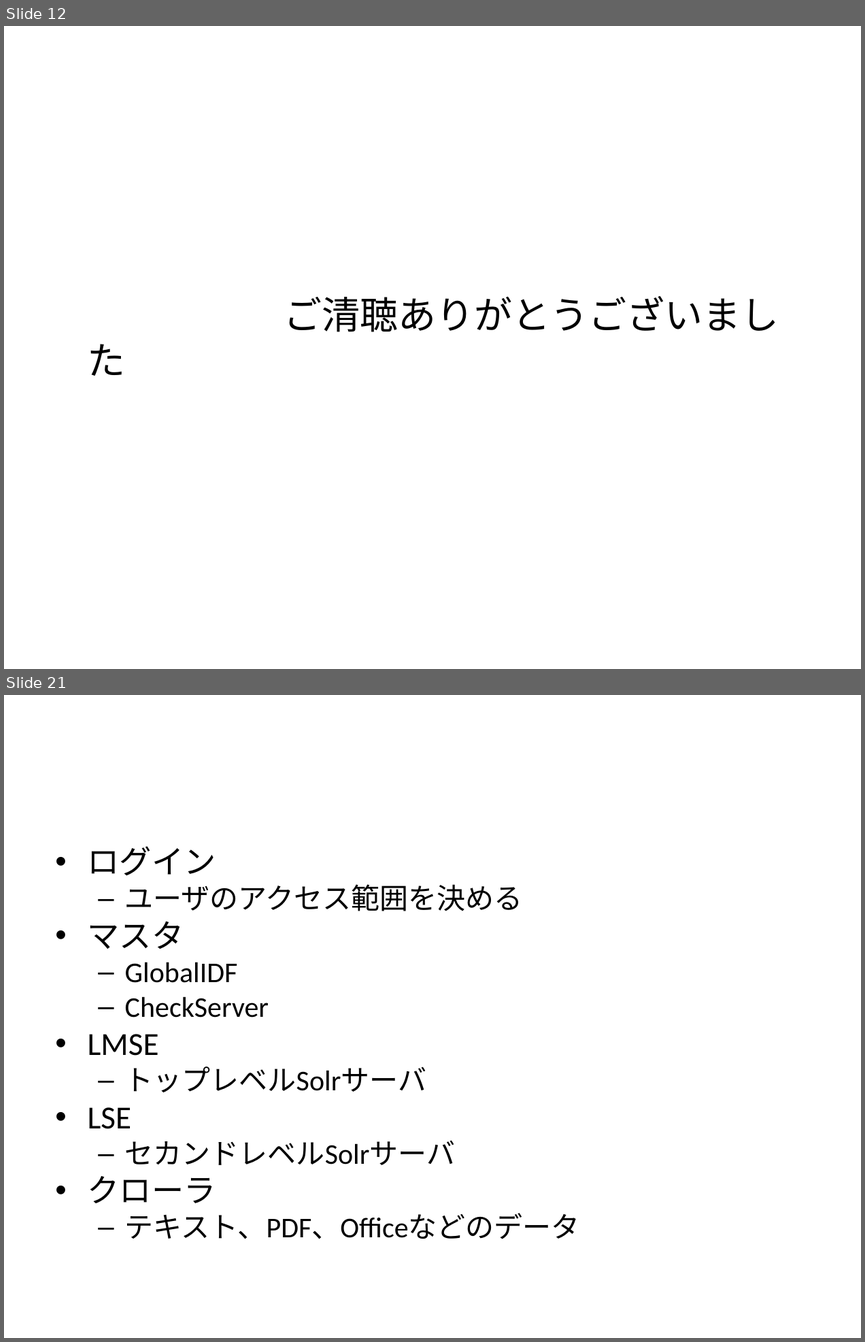
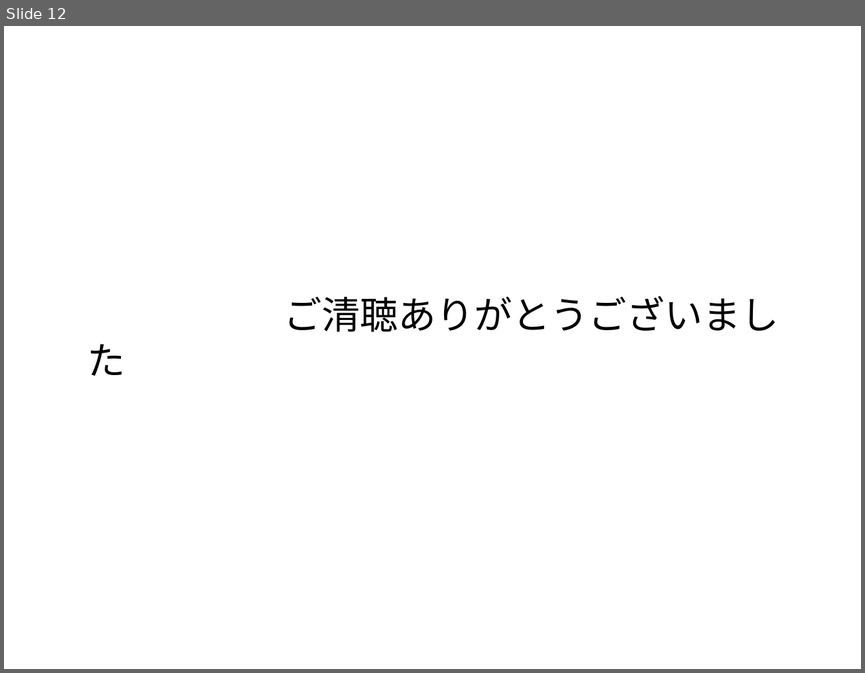
Before and after one commit to yu-icchi/cloud-search-engine, a slide deck: demo/sample.ppt. Shown one above the other, each under a label of ours: slides 12 and 21 before the commit, slide 12 after it; the slides between them are not shown. The pictures are 865x1342 and 865x673 pixels, drawn with LibreOffice and Linux fonts; fonts in the diff are those of the drawing. Boxes give left, top, right and bottom in pixels: in the first picture for what was removed or moved away, otherwise in the second. Text is boxed around its words. In the diff, an @@ line names an element or a change of style, - is before the commit and + after.

```diff
--- a/demo/sample.ppt
+++ b/demo/sample.ppt
@@ slide 21 removed at (x1=4, y1=695, x2=861, y2=1338), background #FFFFFF @@
@@ text removed at (x1=88, y1=846, x2=580, y2=1239) @@
-• ログイン
-  – ユーザのアクセス範囲を決める
-• マスタ
-  – GlobalIDF
-  – CheckServer
-• LMSE
-  – トップレベルSolrサーバ
-• LSE
-  – セカンドレベルSolrサーバ
-• クローラ
-  – テキスト、PDF、Officeなどのデータ
```
Also in this commit, not shown: 3 slides changed, 16 other slides removed, 3 other files.
